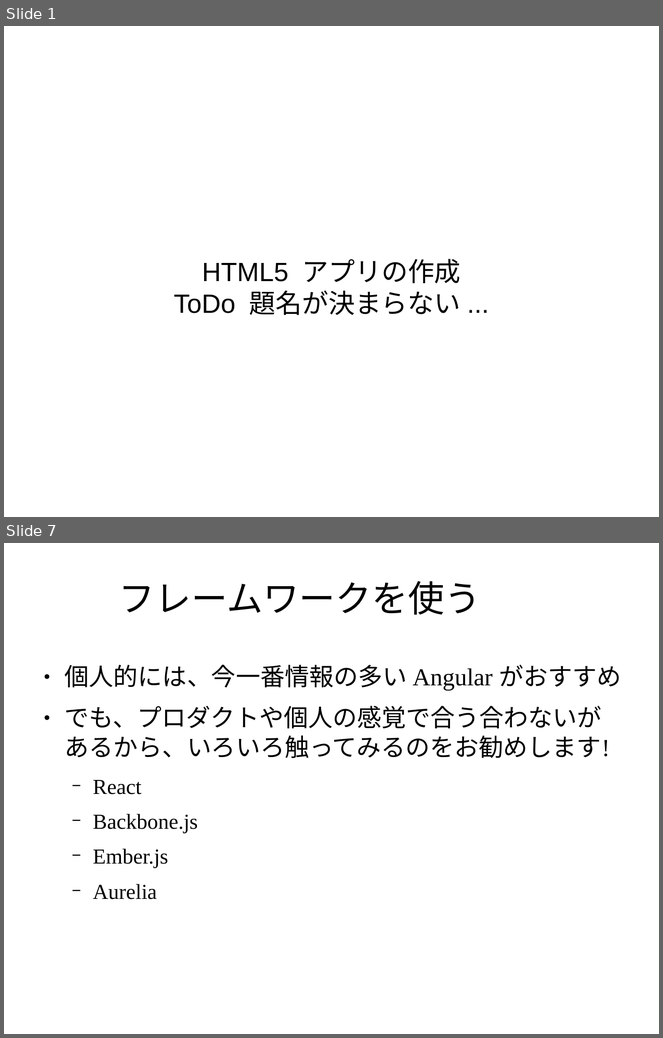
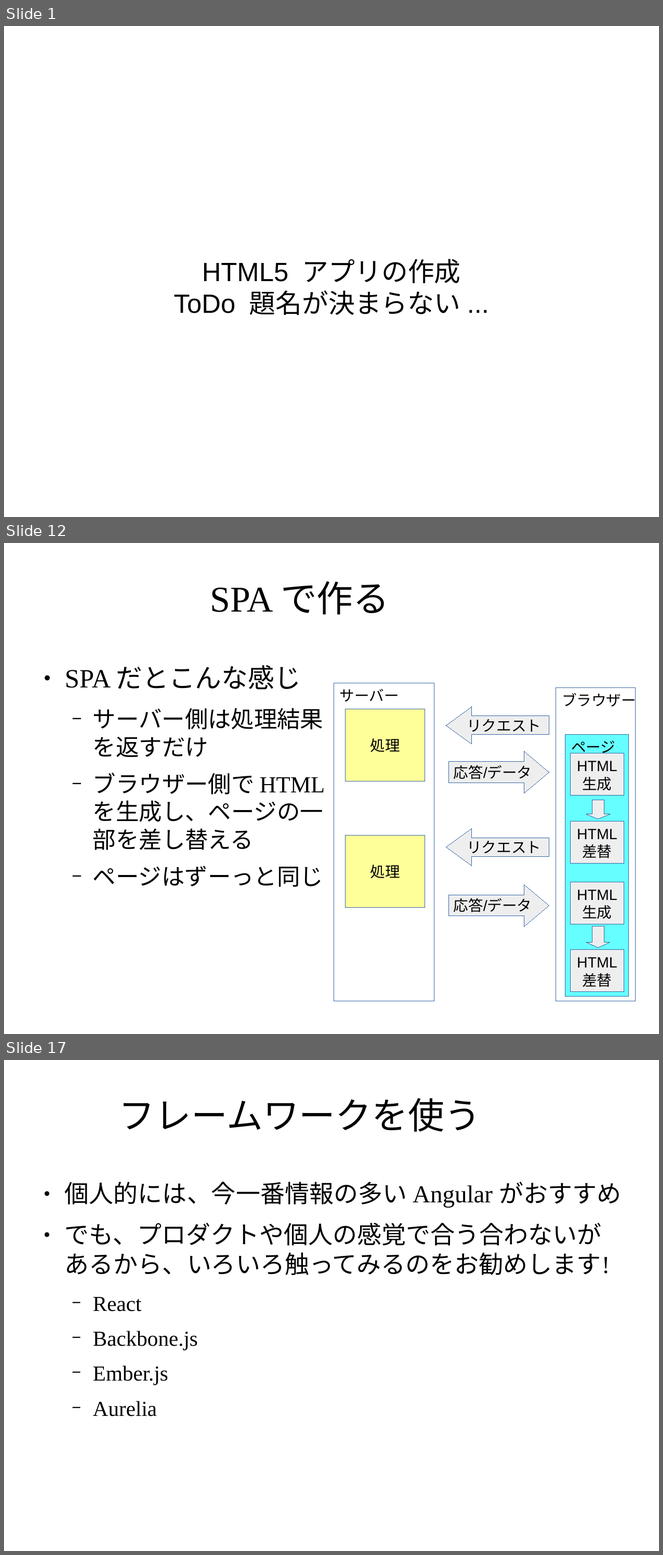
Before and after one commit to masakura/slides, a slide deck: html5jk#1/slide2.odp. Shown one above the other, each under a label of ours: slides 1 and 7 before the commit, slides 1, 12 and 17 after it; the slides between them are not shown. The pictures are 663x1038 and 663x1555 pixels, drawn with LibreOffice and Linux fonts; fonts in the diff are those of the drawing; background and template pictures are left out. Boxes give left, top, right and bottom in pixels: in the first picture for what was removed or moved away, otherwise in the second. Text is boxed around its words. In the diff, an @@ line names an element or a change of style, - is before the commit and + after.

Commit message:
SPA や HTML5 アプリの開発の図解を追加

```diff
--- a/html5jk#1/slide2.odp
+++ b/html5jk#1/slide2.odp
@@ slide 12 added at (x1=4, y1=543, x2=659, y2=1034), background picture (left out) @@
@@ title added at (x1=210, y1=581, x2=390, y2=615), 44 pt, text #000000 @@
+SPA で作る
@@ text added at (x1=65, y1=665, x2=325, y2=887), 28 pt, text #000000 @@
+● SPA だとこんな感じ
+  − サーバー側は処理結果を返すだけ
+  − ブラウザー側で HTML を生成し、ページの一部を差し替える
+  − ページはずーっと同じ
@@ rectangle added at (x1=334, y1=683, x2=435, y2=1002), fill #FFFFFF, outline #3465A4 0 pt, 18 pt, text #000000 @@
+サーバー
@@ rectangle added at (x1=556, y1=688, x2=636, y2=1002), fill #FFFFFF, outline #3465A4 0 pt, 18 pt, text #000000 @@
+ブラウザー
@@ rectangle added at (x1=346, y1=709, x2=426, y2=782), fill #FFFF99, outline #3465A4 0 pt, 18 pt, text #000000 @@
+処理
@@ left arrow added at (x1=447, y1=707, x2=549, y2=745), fill #EEEEEE, outline #3465A4 0 pt, 18 pt, text #000000 @@
+リクエスト
@@ rectangle added at (x1=566, y1=735, x2=629, y2=997), fill #66FFFF, outline #3465A4 0 pt, 18 pt, text #000000 @@
+ページ
@@ right arrow added at (x1=449, y1=751, x2=550, y2=793), fill #EEEEEE, outline #3465A4 0 pt, 18 pt, text #000000 @@
+応答/データ
@@ rectangle added at (x1=571, y1=754, x2=624, y2=796), fill #EEEEEE, outline #3465A4 0 pt, 18 pt, text #000000 @@
+HTML
+生成
@@ down arrow added at (x1=587, y1=800, x2=610, y2=819), fill #EEEEEE, outline #3465A4 0 pt @@
@@ rectangle added at (x1=571, y1=822, x2=624, y2=864), fill #EEEEEE, outline #3465A4 0 pt, 18 pt, text #000000 @@
+HTML
+差替
@@ rectangle added at (x1=346, y1=836, x2=426, y2=908), fill #FFFF99, outline #3465A4 0 pt, 18 pt, text #000000 @@
+処理
@@ left arrow added at (x1=447, y1=828, x2=549, y2=866), fill #EEEEEE, outline #3465A4 0 pt, 18 pt, text #000000 @@
+リクエスト
@@ right arrow added at (x1=449, y1=885, x2=550, y2=927), fill #EEEEEE, outline #3465A4 0 pt, 18 pt, text #000000 @@
+応答/データ
@@ rectangle added at (x1=571, y1=883, x2=624, y2=925), fill #EEEEEE, outline #3465A4 0 pt, 18 pt, text #000000 @@
+HTML
+生成
@@ down arrow added at (x1=587, y1=927, x2=610, y2=948), fill #EEEEEE, outline #3465A4 0 pt @@
@@ rectangle added at (x1=571, y1=950, x2=624, y2=992), fill #EEEEEE, outline #3465A4 0 pt, 18 pt, text #000000 @@
+HTML
+差替
@@ what was slide 7 is now slide 17 @@
```
Also in this commit, not shown: 5 slides changed, 9 other slides added.
